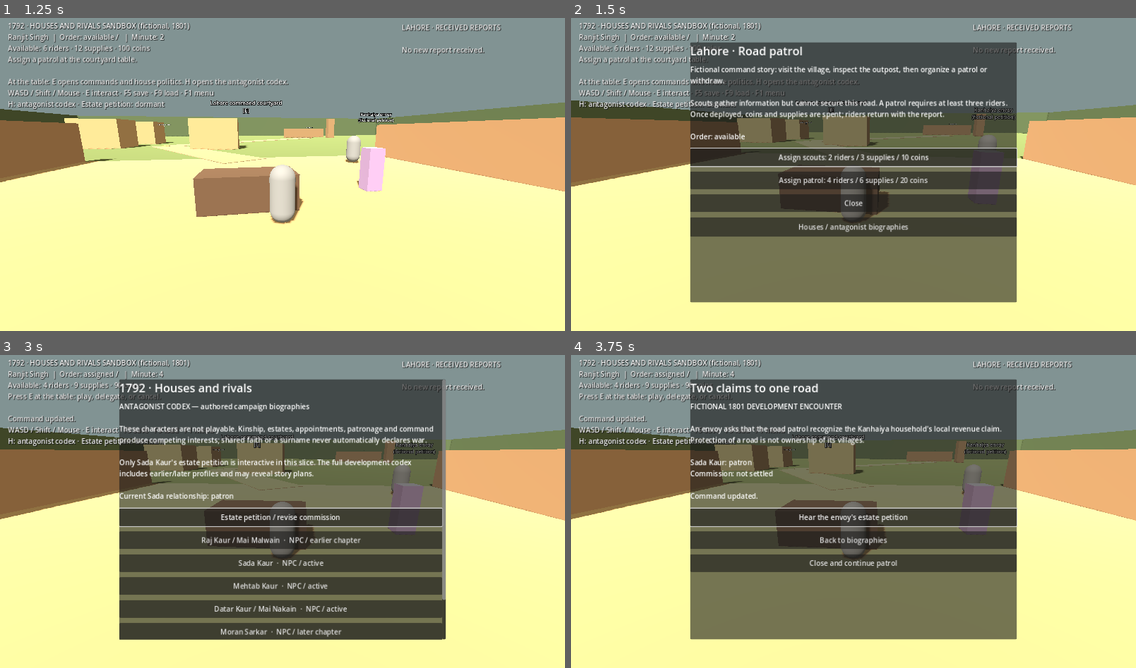
Above: before the commit, frames 1-4 (two rows, left to right).
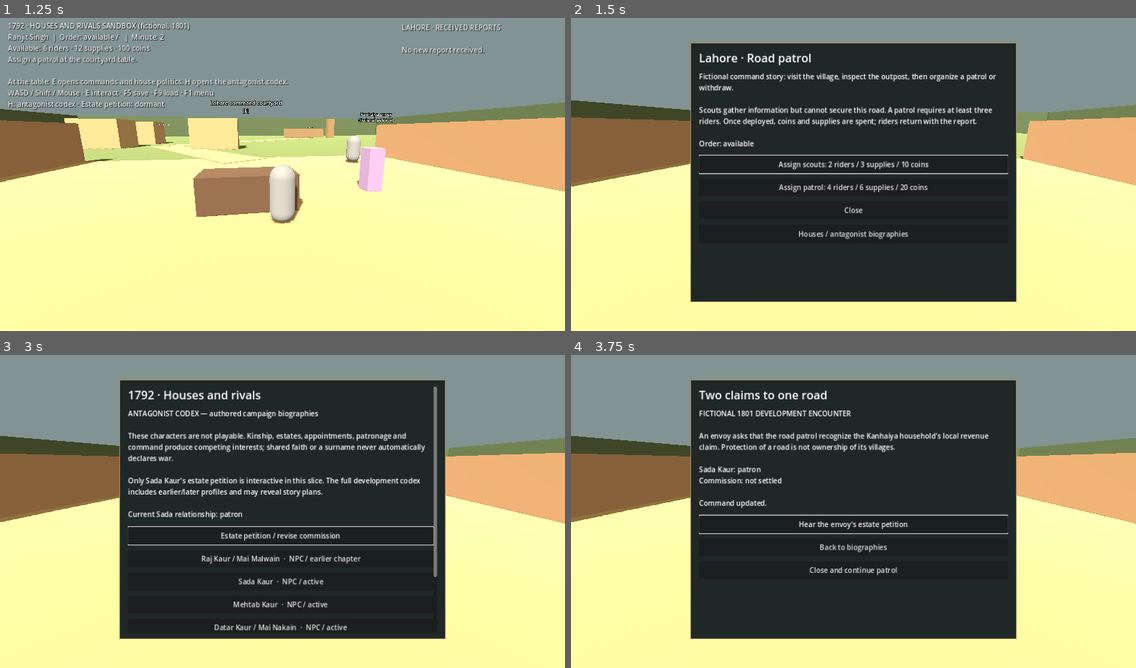
Above: after the commit, the same moments.

Repository: giasonpooni/1792
Game: Godot game, scene res://world/house_sandbox.tscn
Two runs of this game, one before a commit and one after it. Both use one fixed random seed, a clock stepped at 60 frames per second and the inputs below. This scene is started directly instead of the project's main scene.
Inputs (mouse positions are in pixels of both pictures, inside the frame that each line leads up to):
- Up to frame 1 (1.25 s): tap Enter at 0.5 s; move the mouse to (310, 171) at 0.52 s; hold W (move_forward) from 0.53 s (still down); hold Shift (sprint) from 0.53 s (still down)
- Up to frame 2 (1.5 s): keep holding W (move_forward); move the mouse to (825, 174) at 1.27 s; release Shift (sprint) at 1.28 s; tap E at 1.35 s
- Up to frame 3 (3 s): release W (move_forward) at 2 s; click "Assign scouts: 2 riders / 3 s…" at 2 s; tap Space at 2.75 s; move the mouse to (293, 505) at 2.77 s; hold W (move_forward) from 2.78 s (still down); tap H at 2.85 s
- Up to frame 4 (3.75 s): release W (move_forward) at 3.5 s; click "Estate petition / revise comm…" at 3.5 s

Frame 1 is identical in both runs. In frame 2, 47% of the frame differs, in the area x 1-89%, y 1-91%; in frame 3, 50%; in frame 4, 50%, in the area x 0-100%, y 1-91%.

Commit message:
Bind house reports to actual observations and fix codex HUD overlap

Diff:
--- a/game/campaign/house_command_state.gd
+++ b/game/campaign/house_command_state.gd
@@ -81,7 +81,7 @@
 		if event.kind == "order_issued":
 			issued_ids.append(event.order_id)
 	for item in p.history:
-		var template := {"sequence": 0, "tick": 0, "kind": "", "actor_id": "", "order_id": "", "petition_id": ""}
+		var template := {"sequence": 0, "tick": 0, "kind": "", "actor_id": "", "order_id": "", "petition_id": "", "outpost_observed": false}
 		if not item is Dictionary or item.size() != template.size() or not _shape(item, template, "house_event").is_empty():
 			return "Malformed house event."
 		if not _whole(item.sequence, 1) or item.sequence != expected.history.size() + 1:
@@ -100,7 +100,7 @@
 		if candidate.order.status not in ["reporting", "completed"] or candidate.reports.size() != 1:
 			return "House consequence has no resolved command."
 		var report: Dictionary = candidate.reports[0]
-		if report.order_id != expected.report.order_id or report.observed_at != expected.report.observed_at or report.outcome != expected.report.outcome:
+		if report.order_id != expected.report.order_id or report.observed_at != expected.report.observed_at or report.outcome != expected.report.outcome or ("outpost" in candidate.order.visited) != expected.report.outpost_observed:
 			return "House and patrol evidence disagree."
 	elif expected.phase != "dormant" and candidate.order.status in ["reporting", "completed"]:
 		return "A resolved house commission is missing its consequence."
@@ -128,7 +128,8 @@
 func _house_event(kind: String, actor: String) -> Dictionary:
 	return {"sequence": _state.house_conflict.history.size() + 1,
 		"tick": _state.campaign_tick, "kind": kind, "actor_id": actor,
-		"order_id": _state.order.id, "petition_id": PETITION_ID}
+		"order_id": _state.order.id, "petition_id": PETITION_ID,
+		"outpost_observed": "outpost" in _state.order.visited}
 
 func _initial_house_state() -> Dictionary:
 	return {
@@ -157,7 +158,7 @@
 		if p.phase not in ["awaiting_response", "decided"]:
 			return "There is no unresolved estate petition."
 		var outcome := kind.trim_prefix("patrol_")
-		if outcome == "secure" and p.decision not in ["respect_claim", "assert_authority", "reconcile"]:
+		if outcome == "secure" and (not event.outpost_observed or p.decision not in ["respect_claim", "assert_authority", "reconcile"]):
 			return "No authority to secure the road under this commission."
 		if outcome == "secure":
 			if p.decision == "assert_authority":
@@ -174,7 +175,8 @@
 		p.report = {"id": event.order_id + ".house-report", "order_id": event.order_id,
 			"observer_id": CAPTAIN, "observed_at": event.tick,
 			"arrives_at": event.tick + REPORT_DELAY, "outcome": outcome,
-			"territory": p.territory.duplicate(true)}
+			"outpost_observed": event.outpost_observed,
+			"territory": p.territory.duplicate(true) if event.outpost_observed else null}
 	else:
 		if event.actor_id != RANJIT:
 			return "A house NPC or captain cannot issue Ranjit's concessions."
--- /dev/null
+++ b/game/tests/test_house_reporting.gd
@@ -0,0 +1,38 @@
+extends "res://tests/test_house_conflict.gd"
+## Additional audit regressions; runs the unchanged 253-assertion suite afterward.
+
+func _run() -> void:
+	var model = setup("defer", "scout")
+	ok(model.play_commander(), "unobserved withdrawal setup")
+	ok(model.resolve("withdraw"), "unobserved withdrawal accepted")
+	check(model.house_state().report.territory == null, "withdrawal cannot report unobserved territorial conditions")
+	check(not model.house_state().report.outpost_observed, "report records observation limit")
+	check(model.received_house_report().is_empty(), "unknown report still has delivery delay")
+	ok(model.save_to(SAVE), "save unobserved report in transit")
+	var loaded = Houses.new()
+	ok(loaded.load_from(SAVE), "restore unobserved report in transit")
+	model.advance(4)
+	loaded.advance(4)
+	check(model.snapshot() == loaded.snapshot(), "unknown report continues identically after load")
+	check(model.received_house_report().territory == null, "delivery cannot invent observations")
+	var forged: Dictionary = model.snapshot()
+	forged.house_conflict.history.back().outpost_observed = true
+	forged.house_conflict.report.outpost_observed = true
+	forged.house_conflict.report.territory = forged.house_conflict.territory.duplicate(true)
+	bad_save(model, forged, "self-consistent political evidence without actual outpost observation")
+	var scene = Scene.instantiate()
+	root.add_child(scene)
+	await process_frame
+	scene.set_physics_process(false)
+	scene.avatar.set_physics_process(false)
+	ok(scene.campaign.restore(model.snapshot()), "UI unknown report fixture")
+	scene._refresh_hud()
+	check(scene._journal.text.contains("Territorial conditions: unknown"), "UI marks territorial report unknown")
+	check(scene._field_sign.text == "", "unobserved report does not update distant field sign")
+	scene._open_houses()
+	check(not scene._hud.visible and not scene._journal.visible, "modal cannot overlap HUD text")
+	scene._close_panel()
+	check(scene._hud.visible and scene._journal.visible, "closing restores HUD and journal")
+	scene.queue_free()
+	await process_frame
+	await super._run()
--- a/game/world/house_sandbox.gd
+++ b/game/world/house_sandbox.gd
@@ -32,6 +32,15 @@
 	_modal.remove_child(_choices)
 	_scroll = ScrollContainer.new()
 	_scroll.horizontal_scroll_mode = ScrollContainer.SCROLL_MODE_DISABLED
+	var style := StyleBoxFlat.new()
+	style.bg_color = Color("202827")
+	style.border_color = Color("a58b62")
+	style.set_border_width_all(2)
+	style.content_margin_left = 20
+	style.content_margin_right = 20
+	style.content_margin_top = 16
+	style.content_margin_bottom = 16
+	_modal.add_theme_stylebox_override("panel", style)
 	_modal.add_child(_scroll)
 	_scroll.add_child(_choices)
 	_choices.size_flags_horizontal = Control.SIZE_EXPAND_FILL
@@ -45,10 +54,10 @@
 	_modal.custom_minimum_size = Vector2.ZERO
 	_modal.size = Vector2(width, height)
 	_modal.position = (viewport_size - _modal.size) * 0.5
-	_scroll.custom_minimum_size = Vector2(width - 16.0, height - 16.0)
+	_scroll.custom_minimum_size = Vector2(width - 44.0, height - 36.0)
 	for child in _choices.get_children():
 		if child is Label:
-			child.custom_minimum_size.x = maxf(220.0, width - 52.0)
+			child.custom_minimum_size.x = maxf(220.0, width - 64.0)
 			child.autowrap_mode = TextServer.AUTOWRAP_WORD_SMART
 		if child is Button:
 			child.autowrap_mode = TextServer.AUTOWRAP_WORD_SMART
@@ -62,11 +71,18 @@
 func _open_panel(title: String, description: String, actions: Array) -> void:
 	super._open_panel(title, description, actions)
 	_layout_house_ui()
+	_hud.hide()
+	_journal.hide()
 	_scroll.scroll_vertical = 0
 	for child in _choices.get_children():
 		if child is Button:
 			child.grab_focus()
 			break
+
+func _close_panel() -> void:
+	super._close_panel()
+	_hud.show()
+	_journal.show()
 
 func _unhandled_input(event: InputEvent) -> void:
 	if event is InputEventKey and event.pressed and not event.echo and event.keycode == KEY_H:
@@ -169,15 +185,17 @@
 	if p.phase != "dormant" and campaign.snapshot().order.status == "active" and p.decision in ["", "defer"]:
 		_hud.text += "\nPatrol may observe, not secure. Settle the commission at Lahore or withdraw."
 	var report: Dictionary = campaign.received_house_report()
-	if not report.is_empty():
+	if not report.is_empty() and report.territory != null:
 		var t: Dictionary = report.territory
 		_journal.text += "\n\nHOUSE REPORT\nMilitary: %s\nPassage: %s\nRevenue: %s\nAnnexed: no" % [
 			t.military_presence.replace("_", " "), t.passage, t.revenue_status.replace("_", " ")]
+	elif not report.is_empty():
+		_journal.text += "\n\nHOUSE REPORT\nTerritorial conditions: unknown\n(outpost not observed)."
 	elif p.phase == "resolved":
 		_journal.text += "\n\nHouse consequences: report not yet received."
 	if is_instance_valid(_field_sign):
 		_field_sign.text = ""
-		if not report.is_empty():
+		if not report.is_empty() and report.territory != null:
 			_field_sign.text = report.territory.military_presence.replace("_", " ") + "\nPassage: " + report.territory.passage
 		elif campaign.actor_id() == Campaign.CAPTAIN and campaign.near_site("outpost") and p.phase != "dormant":
 			_field_sign.text = "Local revenue claim remains disputed\nYour commission: " + (p.decision.replace("_", " ") if p.decision != "" else "observation only")
Not shown, changed: .github/workflows/command-story.yml
Not shown, added: docs/HOUSE_VALIDATION.md
